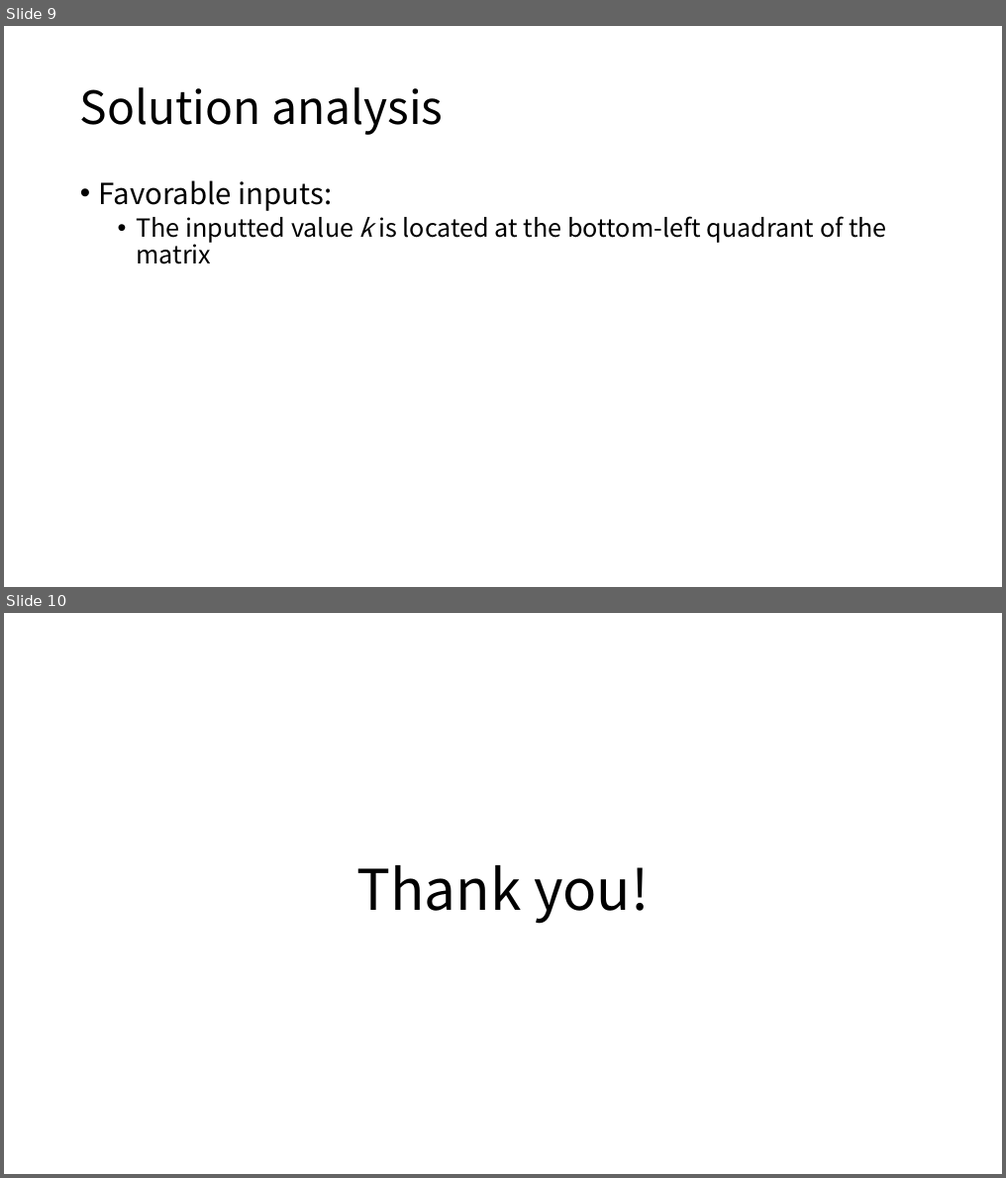
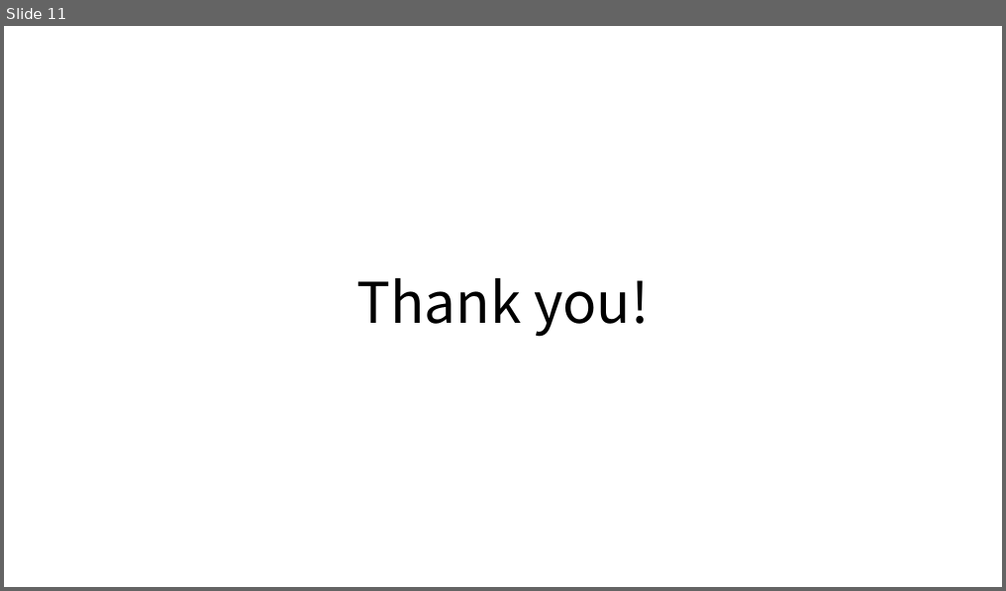
Before and after one commit to gdlee412/Problem-Solving-Techniques, a slide deck: 자료/Report template/Report for exercise or homework.pptx. Shown one above the other, each under a label of ours: slides 9 and 10 before the commit, slide 11 after it. The pictures are 1006x1178 and 1006x591 pixels, drawn with LibreOffice and Linux fonts; fonts in the diff are those of the drawing. Boxes give left, top, right and bottom in pixels: in the first picture for what was removed or moved away, otherwise in the second. Text is boxed around its words. In the diff, an @@ line names an element or a change of style, - is before the commit and + after.

```diff
--- a/자료/Report template/Report for exercise or homework.pptx
+++ b/자료/Report template/Report for exercise or homework.pptx
@@ slide 9 removed at [4,26,1002,587], background #FFFFFF @@
@@ title removed at [80,87,443,135] @@
-Solution analysis
@@ text removed at [99,180,887,265] @@
-• Favorable inputs:
-  • The inputted value k is located at the bottom-left quadrant of the matrix
@@ what was slide 10 is now slide 11 @@
```
Also in this commit, not shown: 4 slides changed, 6 slides added, 4 other slides removed, 1 other file.
